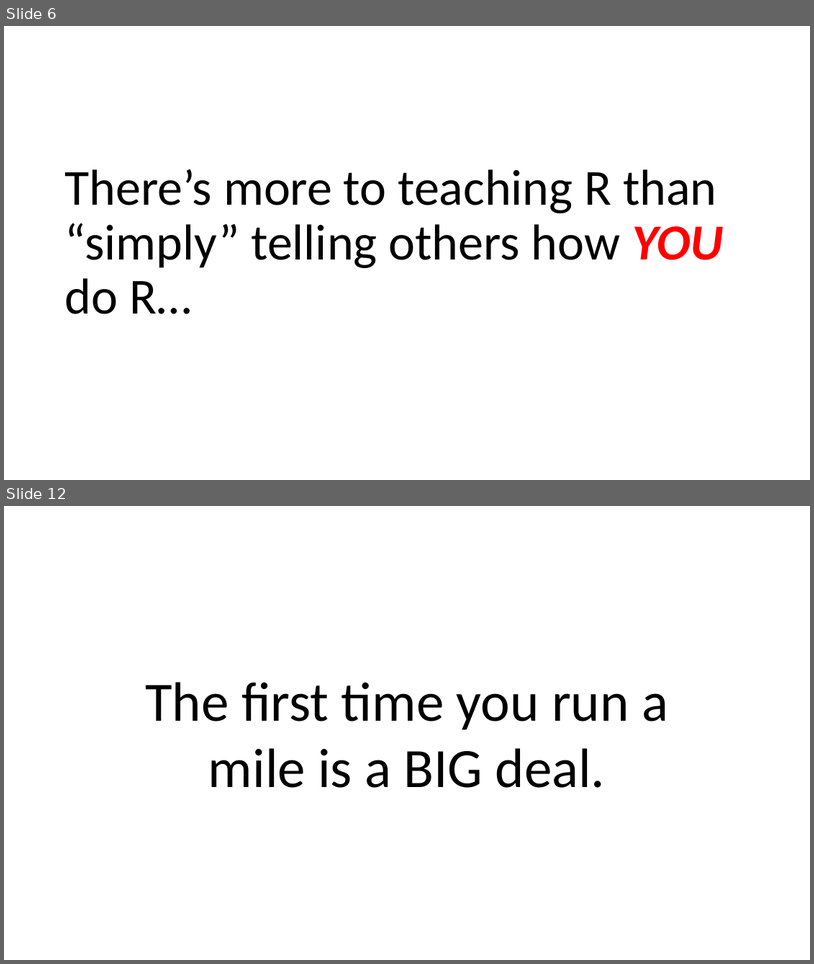
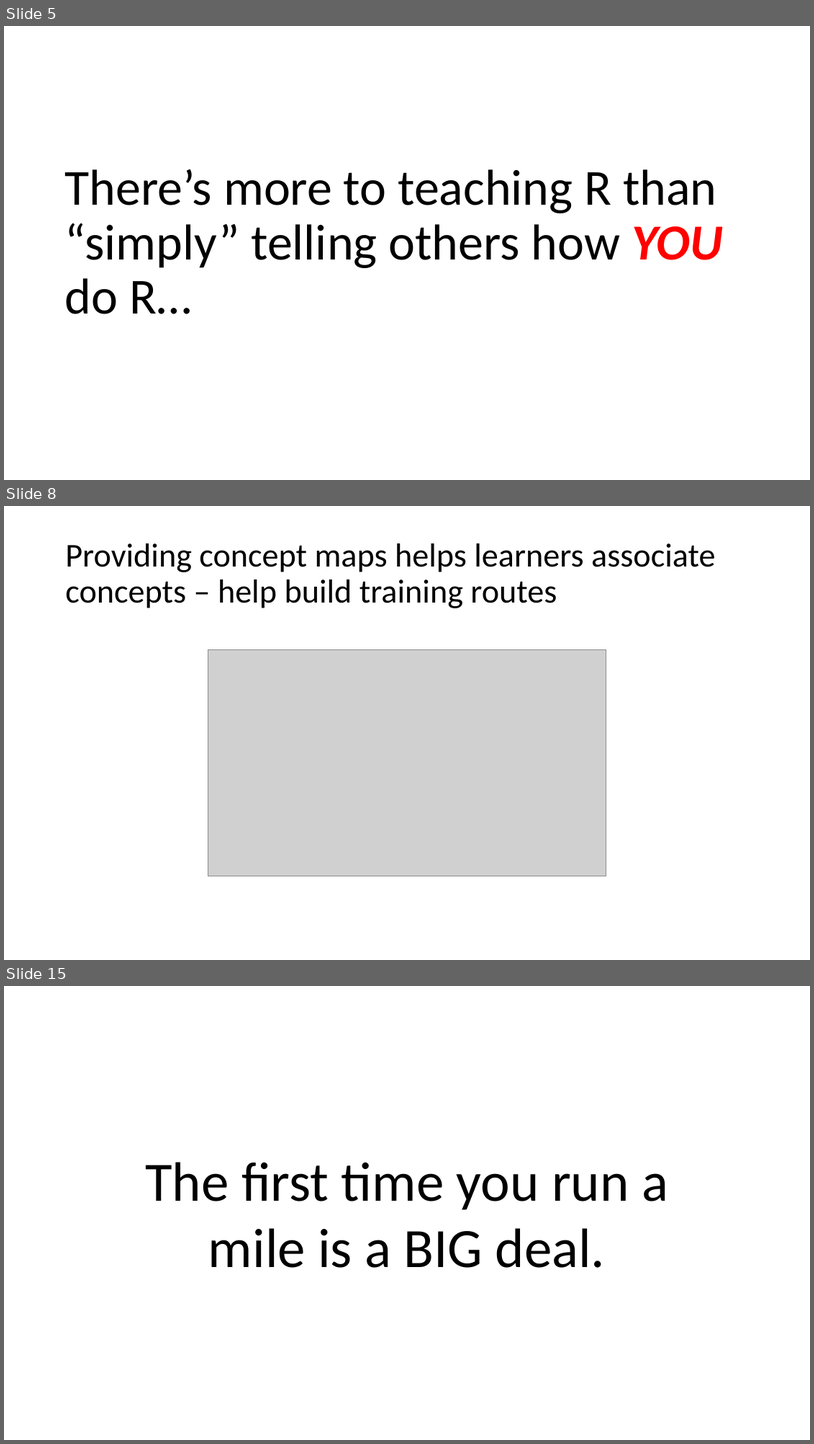
Before and after one commit to MikeKSmith/RStudioConf2020, a slide deck: Learn to teach_MikeKSmith.pptx. Shown one above the other, each under a label of ours: slides 6 and 12 before the commit, slides 5, 8 and 15 after it; the slides between them are not shown. The pictures are 814x964 and 814x1444 pixels, drawn with LibreOffice and Linux fonts; fonts in the diff are those of the drawing; grey boxes stand for pictures. Boxes give left, top, right and bottom in pixels: in the first picture for what was removed or moved away, otherwise in the second. Text is boxed around its words. In the diff, an @@ line names an element or a change of style, - is before the commit and + after.

```diff
--- a/Learn to teach_MikeKSmith.pptx
+++ b/Learn to teach_MikeKSmith.pptx
@@ slide 8 added at (x1=4, y1=506, x2=810, y2=960), background #FFFFFF @@
@@ title added at (x1=65, y1=543, x2=715, y2=608), 39.6 pt, text #000000 @@
+Providing concept maps helps learners associate concepts – help build training routes
@@ picture added at (x1=208, y1=650, x2=606, y2=875) @@
@@ what was slide 6 is now slide 5 @@
@@ what was slide 12 is now slide 15 @@
```
Also in this commit, not shown: 8 slides changed, 4 other slides added, 1 slide removed.
